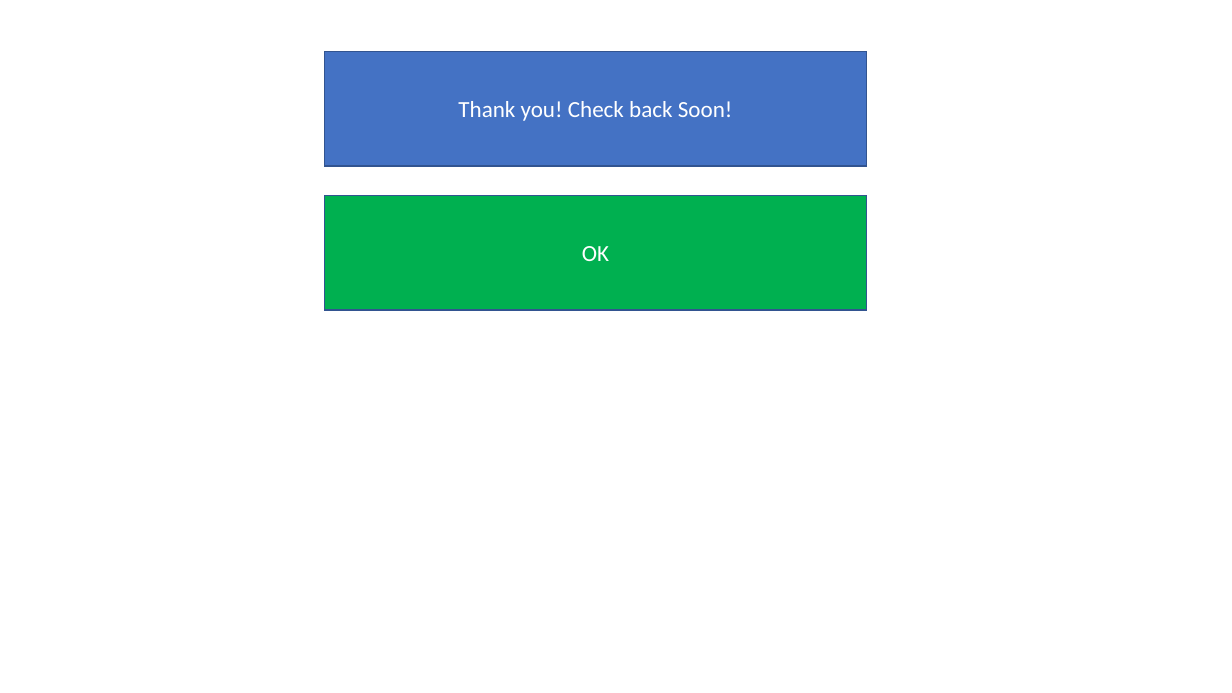
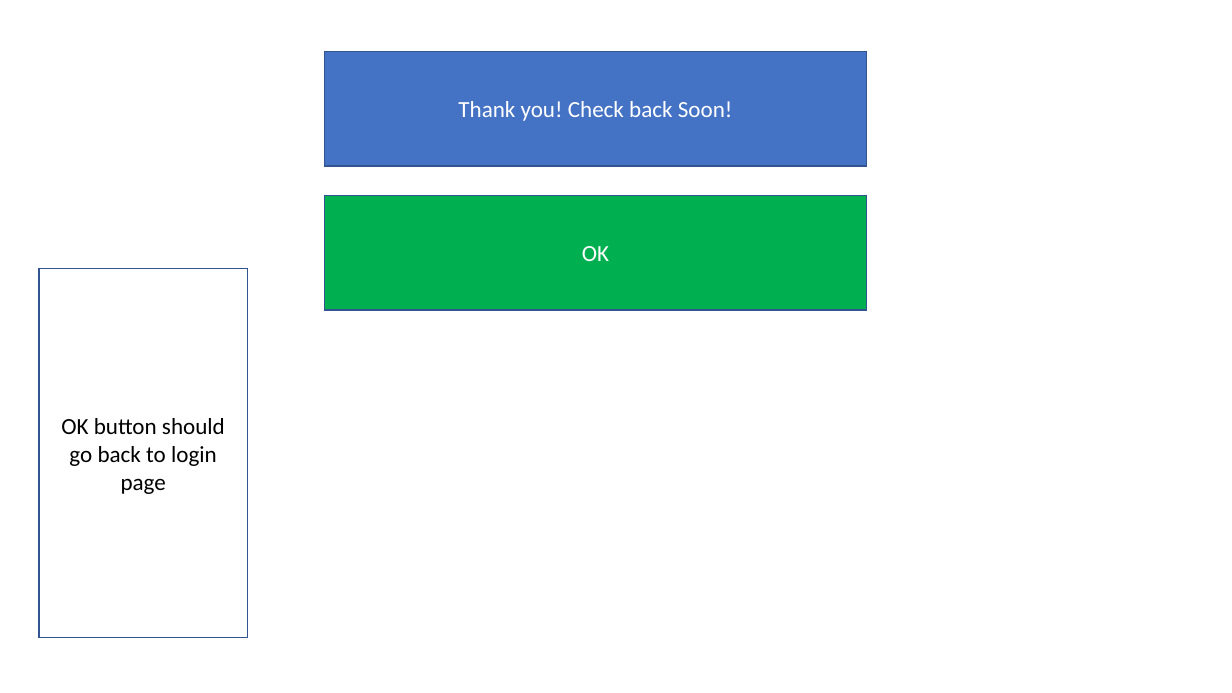
Before and after one commit to klin2391/611FinalProject, a slide deck: slide 3 of ProposedFlow.pptx. Drawn at 1232x693 pixels with LibreOffice and Linux fonts; fonts in the diff are those of the drawing. Boxes give left, top, right and bottom in pixels: in the first picture for what was removed or moved away, otherwise in the second. Text is boxed around its words. In the diff, an @@ line names an element or a change of style, - is before the commit and + after.

```diff
--- a/ProposedFlow.pptx
+++ b/ProposedFlow.pptx
@@ rectangle added at bbox=[39, 269, 247, 638], outline #325491 1 pt, 18 pt, text #000000 @@
+OK button should go back to login page
```
Also in this commit, not shown: 8 other slides changed, 39 other files.
